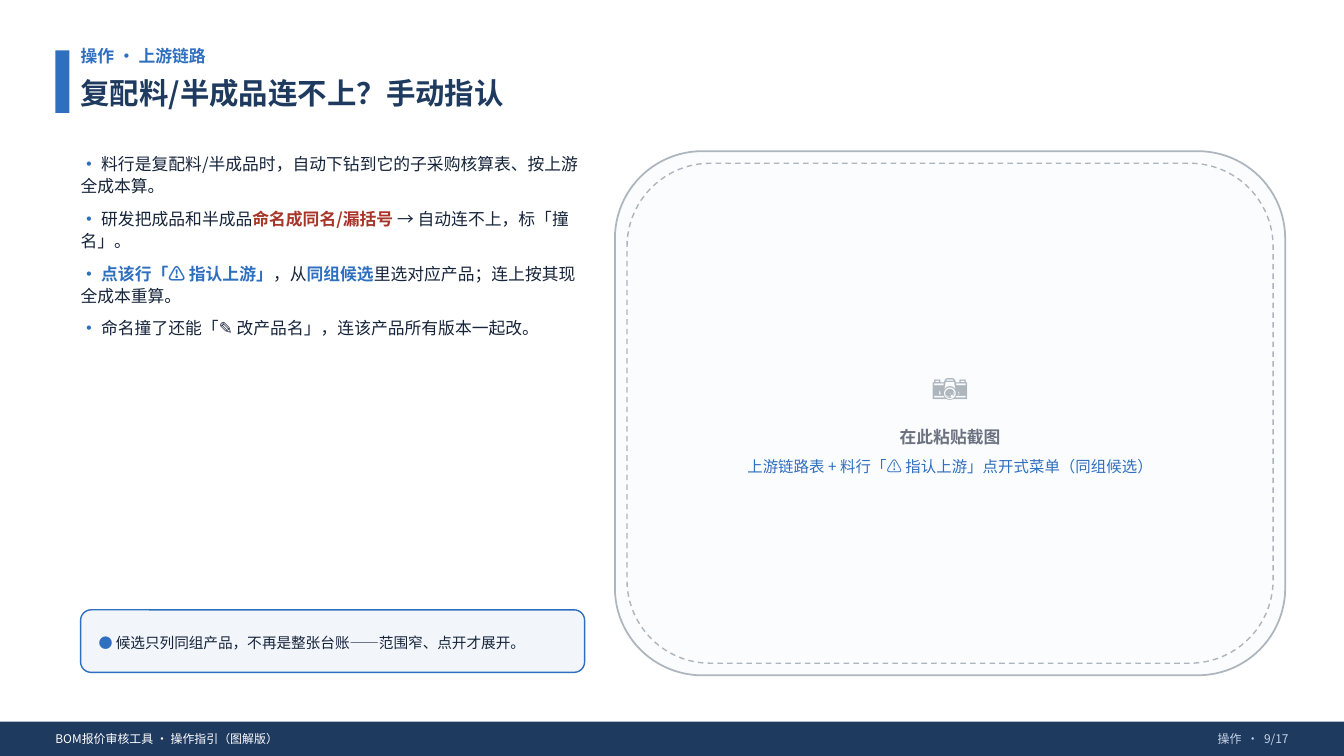
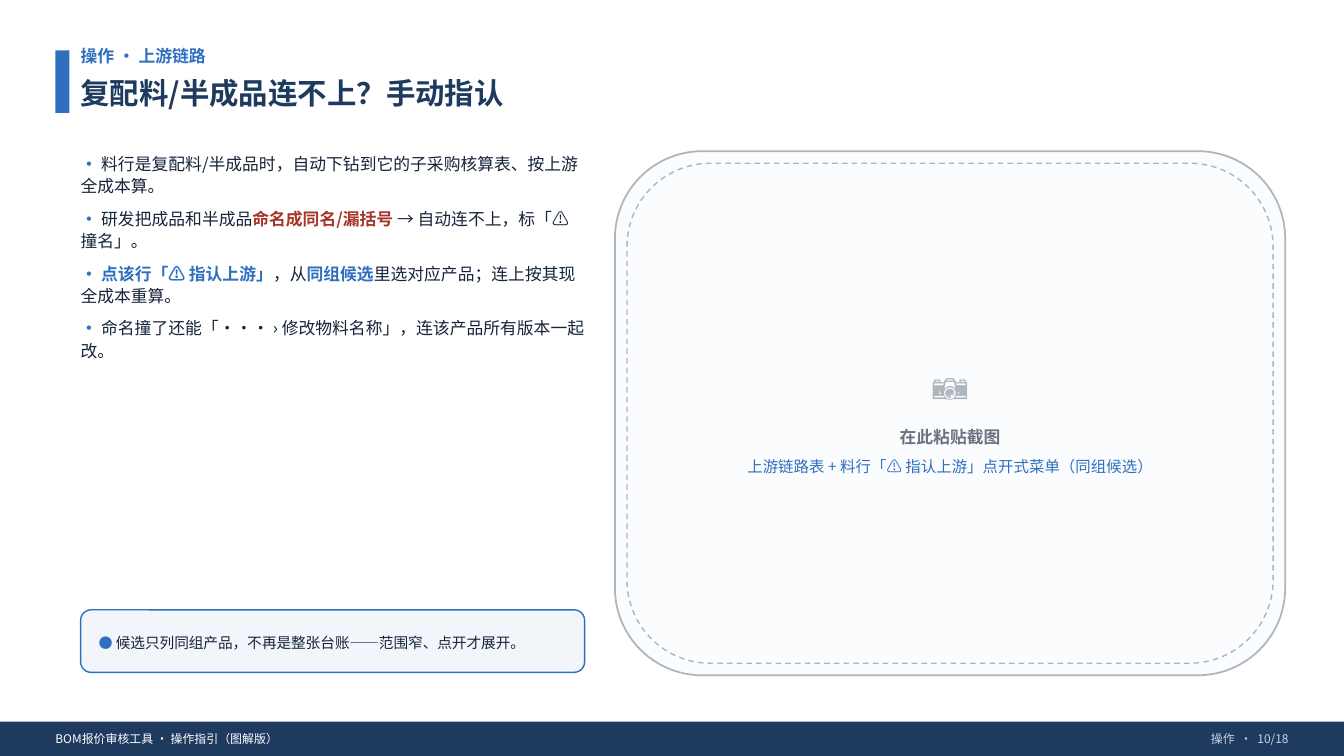
Before and after one commit to ReginaldZeng/accounting-workbench, a slide deck: slide 10 of 01_Current_Deliverables/docs/20260903_BOM报价审核/BOM报价审核工具_操作指引_图解版_20260909.pptx (slide 9 before the commit). Drawn at 1344x756 pixels with LibreOffice and Linux fonts; fonts in the diff are those of the drawing. Boxes give left, top, right and bottom in pixels: in the first picture for what was removed or moved away, otherwise in the second. Text is boxed around its words. In the diff, an @@ line names an element or a change of style, - is before the commit and + after.

```diff
--- a/01_Current_Deliverables/docs/20260903_BOM报价审核/BOM报价审核工具_操作指引_图解版_20260909.pptx
+++ b/01_Current_Deliverables/docs/20260903_BOM报价审核/BOM报价审核工具_操作指引_图解版_20260909.pptx
@@ text at [81,210,569,249]: text changed @@
-• 研发把成品和半成品命名成同名/漏括号 → 自动连不上，标「撞名」。
+• 研发把成品和半成品命名成同名/漏括号 → 自动连不上，标「⚠ 撞名」。
@@ text at [81,319,584,359]: text changed @@
-• 命名撞了还能「✎ 改产品名」，连该产品所有版本一起改。
+• 命名撞了还能「··· › 修改物料名称」，连该产品所有版本一起改。
@@ text at [1211,733,1288,745]: text changed @@
-操作 · 9/17
+操作 · 10/18
```
Also in this commit, not shown: 16 other slides changed, 1 slide added, 2 other files.
